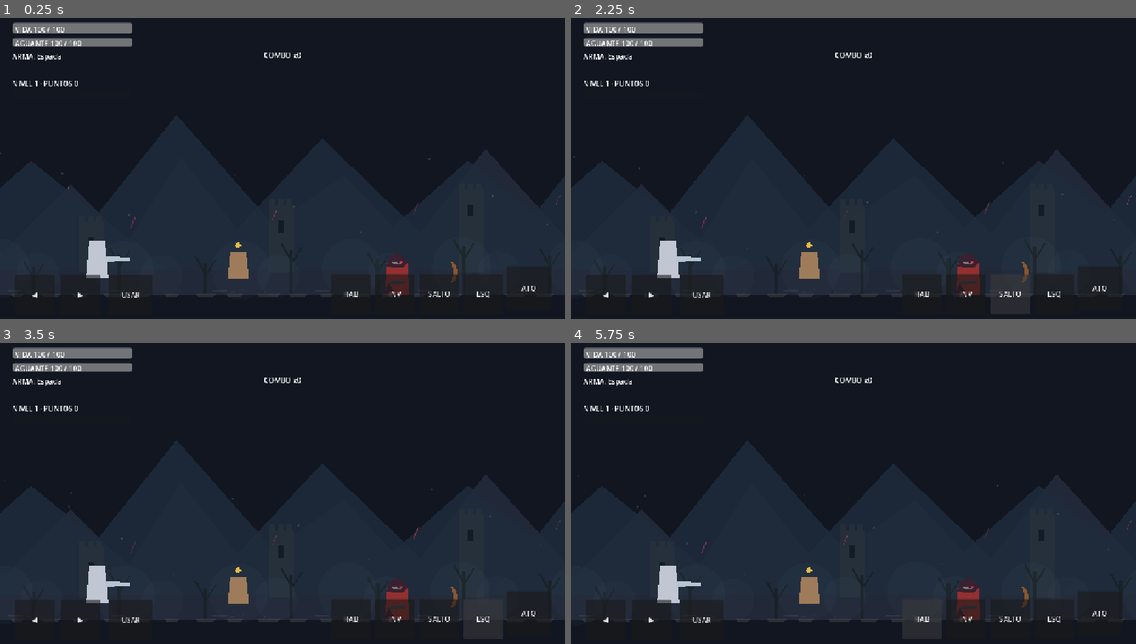
Above: before the commit, frames 1-4 (two rows, left to right).
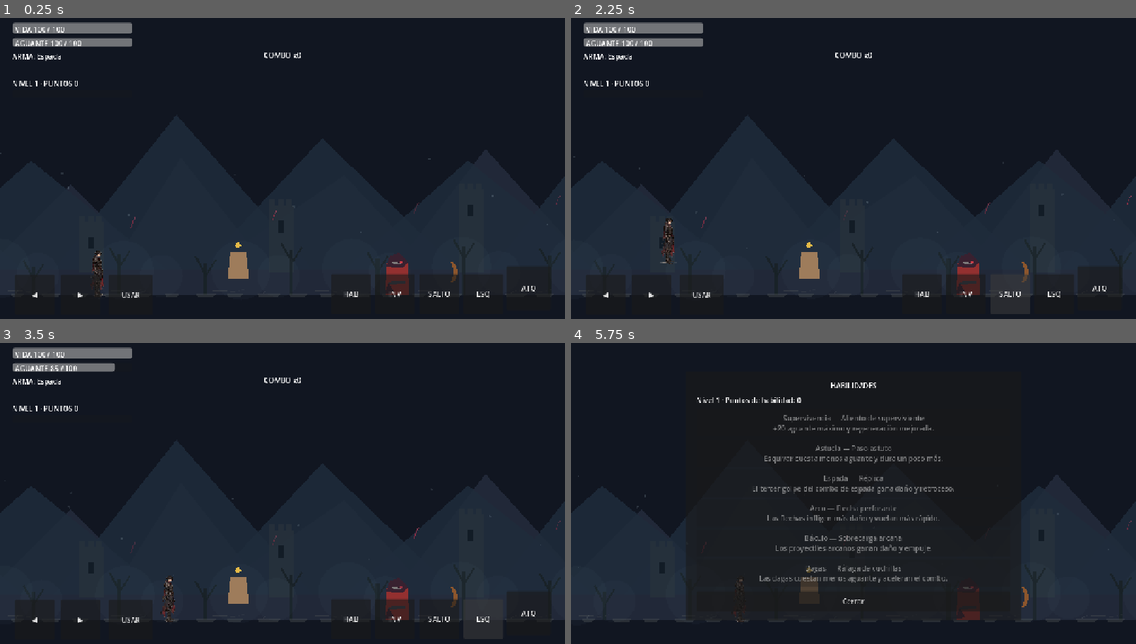
Above: after the commit, the same moments.

Repository: LoloscarPrr/EchoFragment
Game: Godot game, scene res://scenes/main/Main.tscn
Same seed, same stepped clock (60 frames per second), same inputs: the game is played once before the commit and once after it.
Inputs (mouse positions are in pixels of both pictures, inside the frame that each line leads up to):
- Up to frame 1 (0.25 s): no input
- Up to frame 2 (2.25 s): click "◀" at 0.5 s; click "▶" at 1.25 s; click "SALTO" at 2 s
- Up to frame 3 (3.5 s): click "ESQ" at 2.75 s
- Up to frame 4 (5.75 s): click "INV" at 3.5 s; click (853, 475) at 4.25 s, where only the run after the commit has a clickable "Cerrar"; click "HAB" at 5 s

The runs differ from the first frame. In frame 1, 0.5% of the frame differs, in the area x 15-23%, y 74-93%; in frame 2, 0.6%; in frame 3, 0.8%; in frame 4, 10%, in the area x 2-97%, y 1-93%.
Error before the commit: Parse Error: Could not parse global class "CanonicalProtagonistVisual" from "res://scripts/player/CanonicalProtagonistVisual.gd". (res://scripts/player/Player.…
Error after the commit: Invalid call. Nonexistent function 'configure' in base 'Node2D (PortadorRig2DPrototype)'. (res://scripts/player/PortadorFullRigV02.gd:160)

Commit message:
fix(visual): correct canonical pose branch indentation uncovered by full Main-scene test

Diff:
--- a/scripts/player/CanonicalProtagonistVisual.gd
+++ b/scripts/player/CanonicalProtagonistVisual.gd
@@ -54,7 +54,7 @@
 			next_stance = &"guard"
 	if next_stance != _stance:
 		_stance = next_stance
-	_update_sprite()
+		_update_sprite()
 	else:
 		_update_facing_and_anchor()
 
